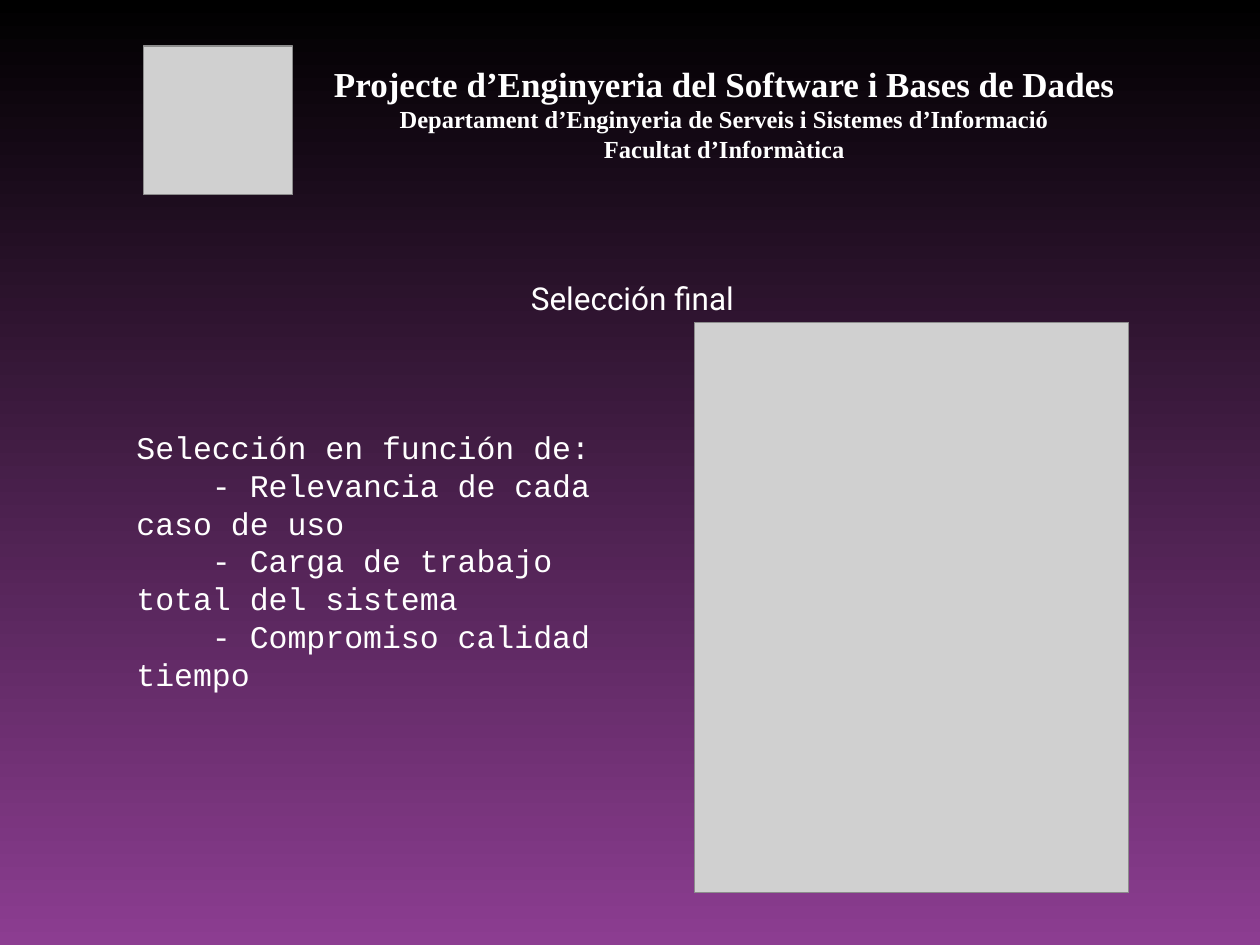
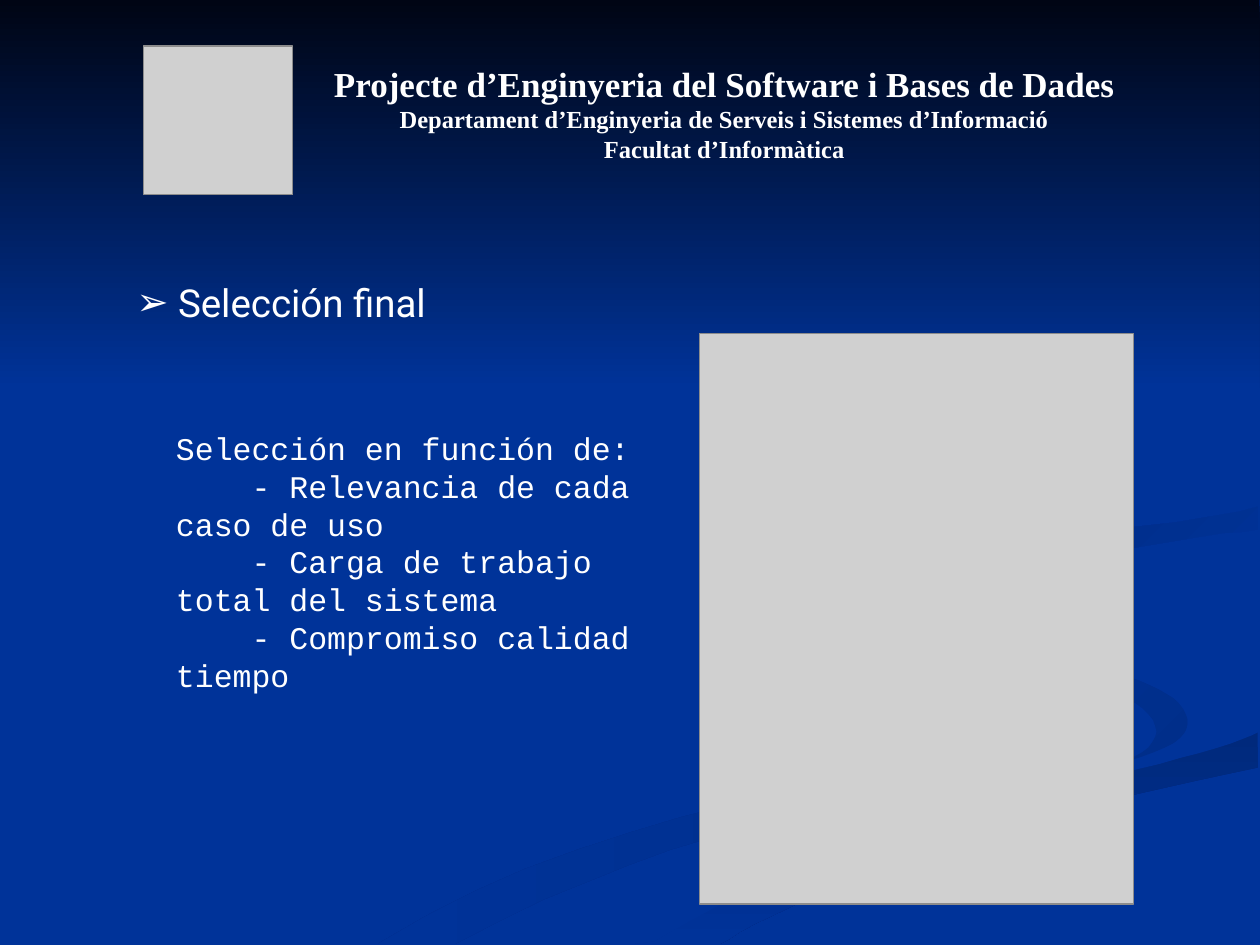
Before and after one commit to mvm9289/escfib, a slide deck: slide 6 of Docs/0910Q2-08-E-1.0-Presentacion.ppt (slide 7 before the commit). Drawn at 1260x945 pixels with LibreOffice and Linux fonts; fonts in the diff are those of the drawing; grey boxes stand for pictures. Boxes give left, top, right and bottom in pixels: in the first picture for what was removed or moved away, otherwise in the second. Text is boxed around its words. In the diff, an @@ line names an element or a change of style, - is before the commit and + after.

```diff
--- a/Docs/0910Q2-08-E-1.0-Presentacion.ppt
+++ b/Docs/0910Q2-08-E-1.0-Presentacion.ppt
@@ background gradient #000000 to #8C3D91 to #003399 @@
@@ group added at [0, 0, 1260, 944]: 7 freeform shapes @@
@@ text "Selección final" at [178, 287, 426, 318]: size 18 to 22 pt; alignment centre to left; bullet none to ➢ @@
@@ picture: place and size @@
-picture at [694, 323, 1128, 893]
+picture at [699, 334, 1133, 905]
@@ text "Selección en función de:": place and size @@
-text "Selección en función de:" at [136, 436, 590, 693]
+text "Selección en función de:" at [176, 437, 630, 694]
```
Also in this commit, not shown: 23 other slides changed, 1 slide removed.
